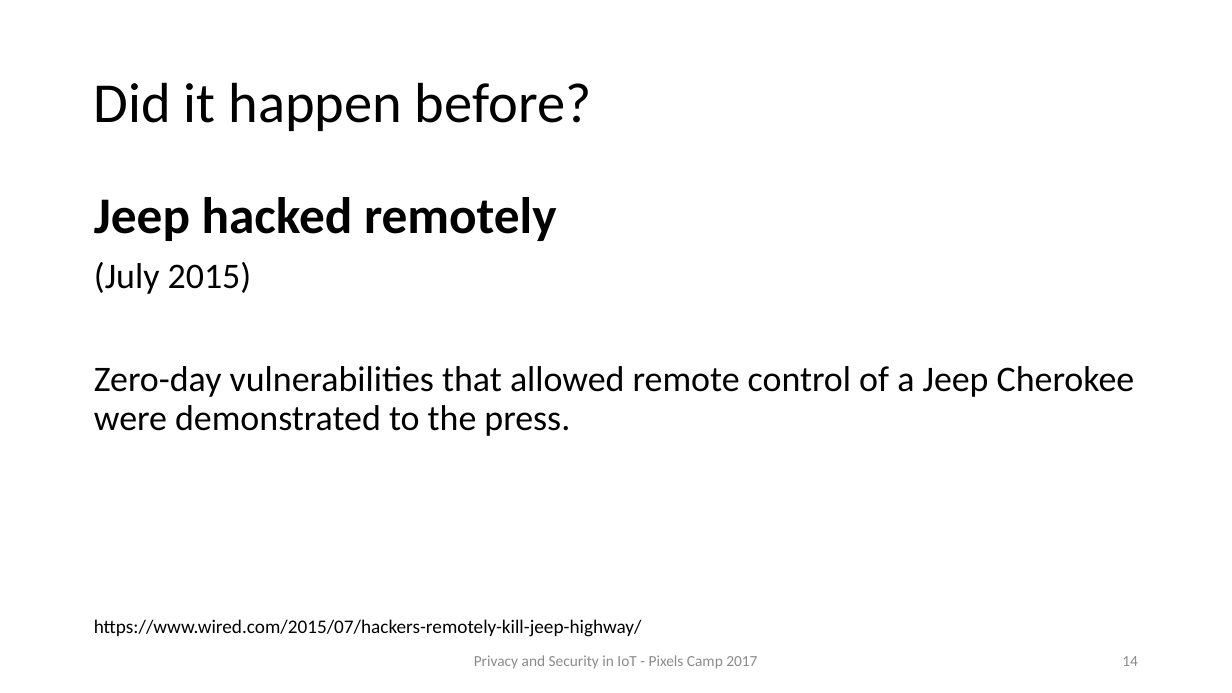
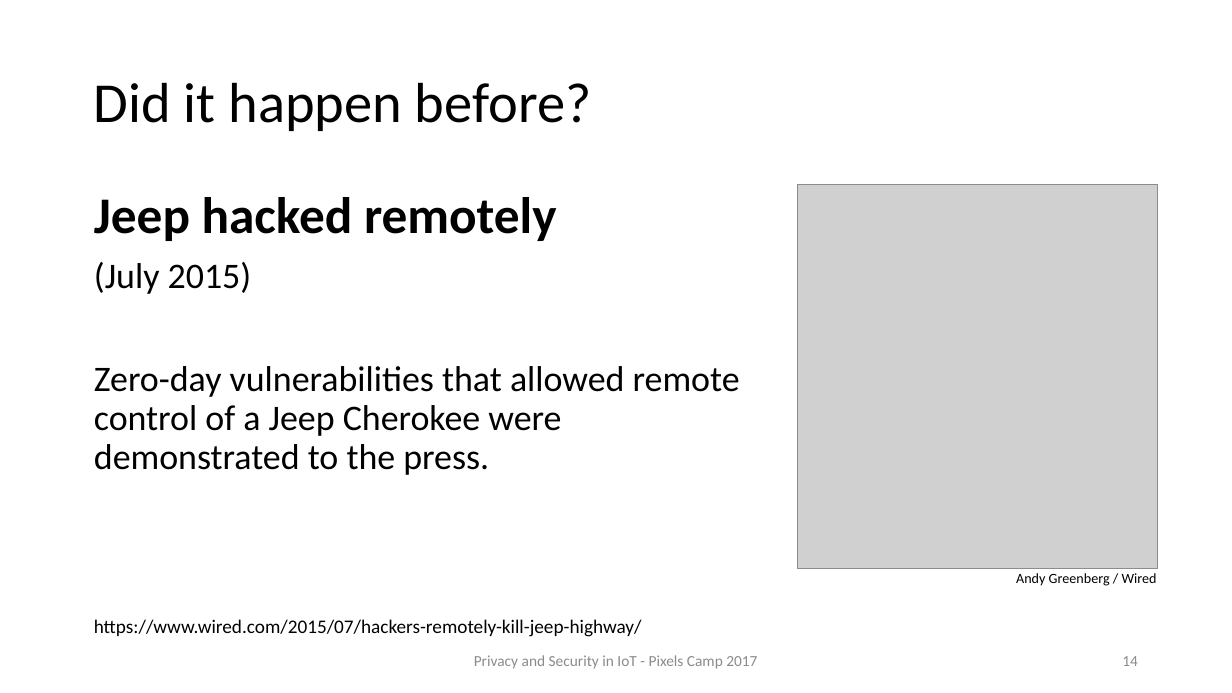
Before and after one commit to vveloso/talks, a slide deck: slide 14 of Privacy and Security in IoT/Privacy and Security in IoT.pptx. Drawn at 1232x693 pixels with LibreOffice and Linux fonts; fonts in the diff are those of the drawing; grey boxes stand for pictures. Boxes give left, top, right and bottom in pixels: in the first picture for what was removed or moved away, otherwise in the second. Text is boxed around its words. In the diff, an @@ line names an element or a change of style, - is before the commit and + after.

```diff
--- a/Privacy and Security in IoT/Privacy and Security in IoT.pptx
+++ b/Privacy and Security in IoT/Privacy and Security in IoT.pptx
@@ text "Jeep hacked remotely" rewrapped from (94, 197, 1135, 436) to (94, 197, 740, 475) @@
@@ picture added at (798, 185, 1158, 569) @@
@@ text added at (1016, 573, 1157, 586), 11 pt, text #000000 @@
+Andy Greenberg / Wired
```
Also in this commit, not shown: 2 other slides changed.
